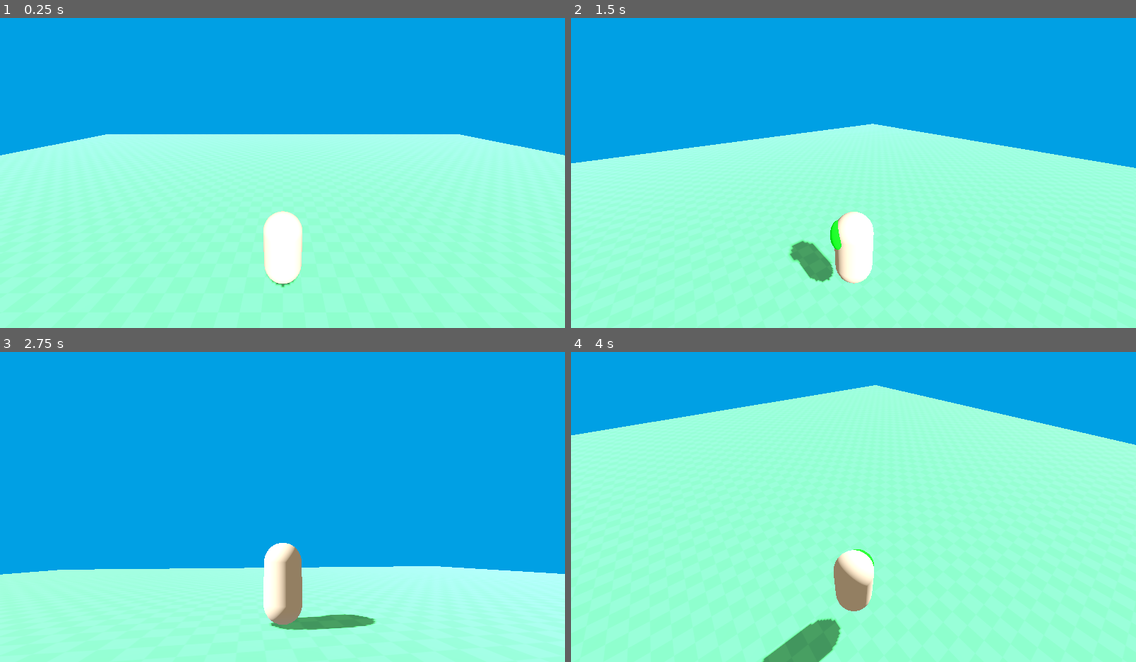
Above: before the commit, frames 1-4 (two rows, left to right).
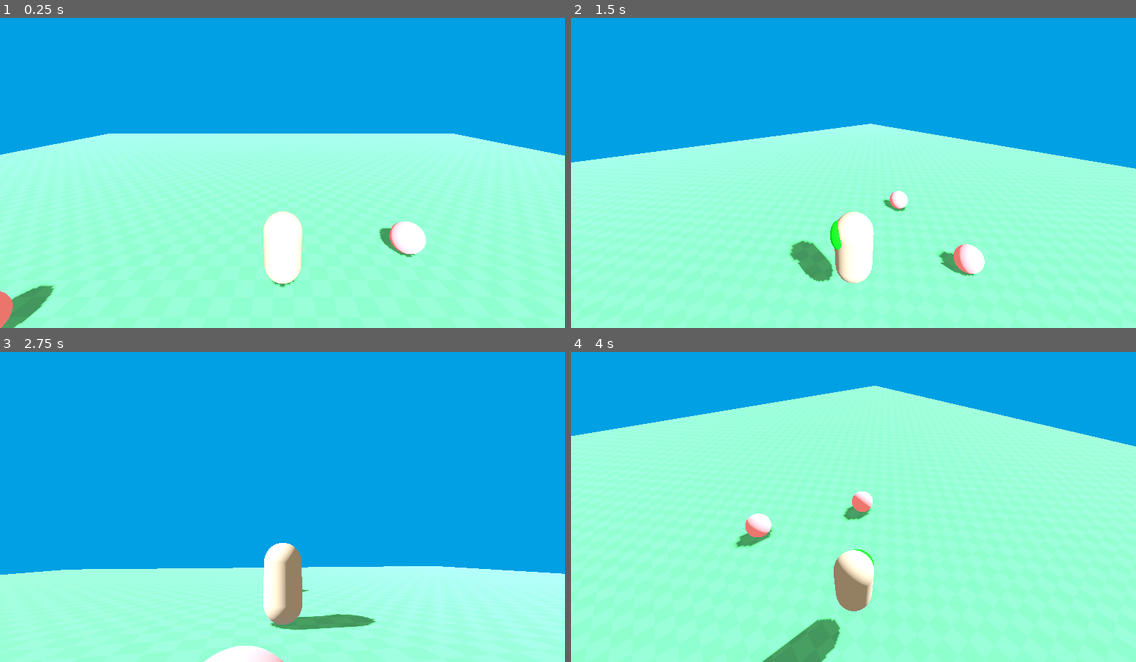
Above: after the commit, the same moments.

Repository: FaithWelton/UntitledGame
Game: Godot game, scene res://main.tscn
Two runs of this game, one before a commit and one after it. Both use one fixed random seed, a clock stepped at 60 frames per second and the inputs below.
Inputs (mouse positions are in pixels of both pictures, inside the frame that each line leads up to):
- Up to frame 1 (0.25 s): no input
- Up to frame 2 (1.5 s): tap Enter at 0.5 s; move the mouse to (881, 166) at 0.52 s; hold W (move_forward) from 0.53 s (still down); tap E (Interact, bound only after the commit) at 0.6, 1.35 s; click (881, 166) at 0.67 s; tap Space (jump) at 0.77 s; move the mouse to (825, 169) at 1.27 s; click (825, 169) at 1.42 s
- Up to frame 3 (2.75 s): keep holding W (move_forward); tap Space (jump) at 1.52 s; move the mouse to (293, 497) at 2.02 s; tap E (Interact, bound only after the commit) at 2.1 s; click (293, 497) at 2.17 s
- Up to frame 4 (4 s): keep holding W (move_forward); move the mouse to (847, 507) at 2.77 s; tap E (Interact, bound only after the commit) at 2.85, 3.6 s; click (847, 507) at 2.92 s; tap Space (jump) at 3.02, 3.77 s; move the mouse to (893, 507) at 3.52 s; click (893, 507) at 3.67 s

The runs differ from the first frame. In frame 1, 1.7% of the frame differs, in the area x 0-100%, y 37-100%; in frame 2, 1.0%; in frame 3, 0.6%; in frame 4, 1.2%.

Commit message:
add item pickup to and drop from inventory

Diff:
--- /dev/null
+++ b/Items/ball.tscn
@@ -0,0 +1,27 @@
+[gd_scene load_steps=5 format=3 uid="uid://b835apd0x1sua"]
+
+[ext_resource type="Script" uid="uid://83nqaskk64ty" path="res://Scripts/ball.gd" id="1_lljuh"]
+
+[sub_resource type="SphereShape3D" id="SphereShape3D_41u45"]
+
+[sub_resource type="StandardMaterial3D" id="StandardMaterial3D_ktgx5"]
+albedo_color = Color(1, 0.501961, 0.592157, 1)
+clearcoat_enabled = true
+
+[sub_resource type="SphereMesh" id="SphereMesh_hgol0"]
+material = SubResource("StandardMaterial3D_ktgx5")
+
+[node name="Ball" type="RigidBody3D"]
+script = ExtResource("1_lljuh")
+
+[node name="CollisionShape3D" type="CollisionShape3D" parent="."]
+shape = SubResource("SphereShape3D_41u45")
+
+[node name="Label3D" type="Label3D" parent="."]
+transform = Transform3D(1, 0, 0, 0, 1, 0, 0, 0, 1, 0, 0.75, 0)
+billboard = 1
+text = "E"
+font_size = 70
+
+[node name="MeshInstance3D" type="MeshInstance3D" parent="."]
+mesh = SubResource("SphereMesh_hgol0")
--- /dev/null
+++ b/Resources/ball.tres
@@ -0,0 +1,18 @@
+[gd_resource type="Resource" script_class="Item" load_steps=3 format=3 uid="uid://buxewi2dwf1q0"]
+
+[ext_resource type="Texture2D" uid="uid://f4g0imhwy38o" path="res://Assets/Items/ball.png" id="1_6aq0n"]
+[ext_resource type="Script" uid="uid://c6et5srk740jf" path="res://Scripts/ItemResource.gd" id="2_noh13"]
+
+[resource]
+script = ExtResource("2_noh13")
+name = "Ball"
+description = "It bounces."
+icon = ExtResource("1_6aq0n")
+use_effect = ""
+type = "Interactable"
+health = 0
+strength = 0
+armor = 0
+inv_slot = ""
+inv_position = 0
+metadata/_custom_type_script = "uid://c6et5srk740jf"
--- a/Scripts/CameraController.gd
+++ b/Scripts/CameraController.gd
@@ -17,7 +17,6 @@
 func _ready():
 	# Capture mouse for camera control
 	Input.mouse_mode = Input.MOUSE_MODE_CAPTURED
-	process_mode = Node.PROCESS_MODE_PAUSABLE
 
 func _input(event):
 	if event is InputEventMouseMotion:
--- a/Scripts/Inventory.gd
+++ b/Scripts/Inventory.gd
@@ -1,10 +1,11 @@
 extends Control
+class_name Inventory
 
 signal drop_out
-# TODO: Make item dropped outside of inventory appear on ground
 
 @onready var inventory = self
 @onready var player = get_node("../../Player")
+@onready var camera = get_node("../../CameraController")
 
 @onready var backpack = $TextureRect/Backpack
 @onready var toolbar = $TextureRect/Toolbar
@@ -16,11 +17,13 @@
 @onready var strength_label: Label = $PlayerStatsLabel/Strength
 @onready var armor_label: Label = $PlayerStatsLabel/Armor
 
+@onready var world_node = get_node("../..")
+
 var inv_dictionary = {}
 var items = [
 	"res://Resources/potion_health.tres",
 	"res://Resources/armor_shield.tres",
-	"res://Resources/weapon_sword.tres"
+	"res://Resources/weapon_sword.tres",
 ]
 var on_inventory = false
 
@@ -35,23 +38,58 @@
 	_refresh_ui()
 	_refresh_player_stats()
 
-func _physics_process(delta):
+func _process(delta: float) -> void:
 	if Input.is_action_just_pressed("toggle_inventory"): toggle_inventory()
 
 func toggle_inventory():
 	inventory.visible = !inventory.visible
-	get_tree().paused = inventory.visible # Pause Player and Camera Movement
-	Input.mouse_mode = Input.MOUSE_MODE_VISIBLE
-
-func add_item(item: Item):
-	item.inv_slot = "backpack"
-	item.inv_position = _get_next_empty_bag_slot()
+
+	if inventory.visible:
+		player.process_mode = Node.PROCESS_MODE_DISABLED
+		camera.process_mode = Node.PROCESS_MODE_DISABLED
+		Input.mouse_mode = Input.MOUSE_MODE_VISIBLE
+	else:
+		player.process_mode = Node.PROCESS_MODE_INHERIT
+		camera.process_mode = Node.PROCESS_MODE_INHERIT
+		Input.mouse_mode = Input.MOUSE_MODE_CAPTURED
+
+func add_item(item) -> bool:
+	if not item:
+		print("ERROR: Invalid item!")
+		return false
+
+	if not item is Item:
+		print("ERROR: Item is not of type 'Item'. Actual type: ", item.get_class())
+		return false
+
+	item.inv_slot = "Backpack"
+	var next_slot = _get_next_empty_bag_slot()
+
+	if next_slot == null:
+		print("ERROR: Inventory full!")
+		return false
+
+	item.inv_position = next_slot
+
+	var item_path = item.resource_path
+	if item_path == "":
+		print("ERROR: Item has no resource path")
+		return false
+
+	items.append(item_path)
+
+	_refresh_ui()
+	_refresh_player_stats()
+
+	print("Added item: " + item.name + " to slot " + str(next_slot))
+	return true
 
 func _get_next_empty_bag_slot():
-	for slot in inv_dictionary["backpack"].get_children():
+	for slot in inv_dictionary["Backpack"].get_children():
 		if slot.texture == null:
 			var slot_number = int(slot.name.split("Slot")[1])
 			return slot_number
+	return null # No empty slots found
 
 func _get_drag_data(at_position: Vector2) -> Variant:
 	var drag_slot_node = get_slot_node_at_position(at_position)
@@ -78,7 +116,7 @@
 	if on_trash:
 		drag_slot_node.delete_resource()
 	elif not on_inventory:
-		drop_out.emit(drag_slot_node.item_resource, at_position)
+		_spawn_3d_item(drag_slot_node.item_resource, at_position)
 		drag_slot_node.delete_resource()
 	else:
 		var target_slot_node = get_slot_node_at_position(at_position)
@@ -89,6 +127,29 @@
 		drag_slot_node.set_new_data(target_resource)
 
 	_refresh_player_stats()
+
+func _spawn_3d_item(item_resource: Item, screen_position: Vector2) -> void:
+	var spawn_distance = 2.0
+	var spawn_position = player.global_position + player.global_basis.z * -spawn_distance
+
+	var random_offset = Vector3(randf_range(-0.5, 0.5), randf_range(0, 0.5), randf_range(-0.5, 0.5))
+	spawn_position += random_offset
+
+	var item_3d = _create_3d_item_node(item_resource, spawn_position)
+	if item_3d:
+		world_node.add_child(item_3d)
+		print("Spawned 3D Item: " + item_resource.name + " at position: " + str(spawn_position))
+
+func _create_3d_item_node(item_resource: Item, spawn_position: Vector3) -> Node3D:
+	var scene = load("res://Items/" + item_resource.name + ".tscn")
+	var scene_instance = scene.instantiate()
+	scene_instance.set_name(item_resource.name)
+
+	var item_3d = scene_instance
+	item_3d.name = item_resource.name + "_3D"
+	item_3d.global_position = spawn_position
+
+	return item_3d
 
 func _refresh_player_stats():
 	var equip_stats = {
@@ -129,6 +190,8 @@
 
 func _refresh_ui():
 	for item in items:
+		print(item)
+
 		item = load(item)
 
 		var inv_slot = item["inv_slot"]
--- a/Scripts/ItemResource.gd
+++ b/Scripts/ItemResource.gd
@@ -6,7 +6,7 @@
 @export_multiline var description: String
 @export var icon: CompressedTexture2D
 @export var use_effect: String
-@export_enum("Weapon", "Armor", "Useable") var type: String
+@export_enum("Weapon", "Armor", "Useable", "Interactable") var type: String
 
 @export_group("Stats")
 @export var health: int
--- a/Scripts/Player.gd
+++ b/Scripts/Player.gd
@@ -8,12 +8,61 @@
 @onready var follow_camera: Camera3D = get_node("../CameraController/Camera3D")
 @onready var global: Global = get_node("/root/Global")
 
+@onready var inventory: Inventory = get_node("../UI/Inventory")
+
+var objects_in_range := []
+
 func _ready():
 	# Ensure we're using the default gravity if not set
 	if not is_on_floor():
 		velocity.y = gravity_value
 
-	process_mode = Node.PROCESS_MODE_PAUSABLE
+func _process(delta: float) -> void:
+	_set_nearest_object()
+
+	if Input.is_action_just_pressed("Interact"):
+		interact()
+
+func interact():
+	if objects_in_range == []: return
+
+	var nearest_object = null
+	for object in objects_in_range:
+		if object.selected:
+			nearest_object = object
+			break
+
+	if nearest_object:
+		var item_resource = load(nearest_object.resource)
+		if item_resource:
+			var inventory = get_node("../UI/Inventory")
+			if inventory:
+				var success = inventory.add_item(item_resource)
+				if success:
+					nearest_object.queue_free()
+					objects_in_range.erase(nearest_object)
+				else:
+					print("Failed to add item to inventory")
+			else:
+				print("Inventory not found!")
+		else:
+			print("Failed to load item resource: " + nearest_object.resource)
+
+func _set_nearest_object():
+	if objects_in_range.is_empty(): return
+
+	var nearest_object
+
+	for object in objects_in_range:
+		object.set_selection(false)
+
+		if not nearest_object:
+			nearest_object = object
+		else:
+			if nearest_object.global_position.distance_to(global_position) > object.global_position.distance_to(global_position):
+				nearest_object = object
+
+	nearest_object.set_selection(true)
 
 func _physics_process(delta):
 	movement(delta)
@@ -53,5 +102,13 @@
 	if Input.is_action_just_pressed("jump") and is_on_floor():
 		velocity.y = sqrt(jump_height * -3.0 * gravity_value)
 
-	# Move the character
 	move_and_slide()
+
+func _on_interaction_area_body_entered(body: Node3D) -> void:
+	if body in get_tree().get_nodes_in_group("object"):
+		objects_in_range.append(body)
+
+func _on_interaction_area_body_exited(body: Node3D) -> void:
+	if body in get_tree().get_nodes_in_group("object"):
+		body.set_selection(false)
+		objects_in_range.erase(body)
--- a/Scripts/Trash.gd
+++ b/Scripts/Trash.gd
@@ -3,6 +3,8 @@
 @onready var trash = $TextureRect
 
 func _process(delta: float) -> void:
+	process_mode = Node.PROCESS_MODE_ALWAYS
+
 	if is_mouse_over_trash():
 		trash.texture = load("res://Assets/Inventory/trash-open.png")
 	else:
--- /dev/null
+++ b/Scripts/ball.gd
@@ -0,0 +1,25 @@
+extends RigidBody3D
+
+@export var item_name: String = "Ball"
+@export_multiline var description: String = "It bounces."
+@export var icon: CompressedTexture2D = load("res://Assets/Items/ball.png")
+@export var use_effect: String = ""
+@export_enum("Weapon", "Armor", "Useable", "Interactable") var type: String = "Interactable"
+
+@export var resource = "res://Resources/ball.tres"
+
+@onready var label: Label3D = $Label3D
+
+var selected = false
+
+func _ready() -> void:
+	add_to_group("object")
+	label.hide()
+	label.top_level = true
+
+func set_selection(boolean: bool) -> void:
+	selected = boolean
+	label.visible = boolean
+
+func _process(delta: float) -> void:
+	label.global_position = global_position + Vector3(0, 0.75, 0)
--- a/main.tscn
+++ b/main.tscn
@@ -1,16 +1,14 @@
-[gd_scene load_steps=6 format=3 uid="uid://bml6pagitgpdb"]
+[gd_scene load_steps=7 format=3 uid="uid://bml6pagitgpdb"]
 
 [ext_resource type="PackedScene" uid="uid://4ai6vir54dk" path="res://Player/Player.tscn" id="1_h2yge"]
 [ext_resource type="Script" uid="uid://c8j78g7486k80" path="res://Main.gd" id="1_lquwl"]
 [ext_resource type="PackedScene" uid="uid://cmq5mjgb0jtrk" path="res://Camera/CameraController.tscn" id="2_h2yge"]
 [ext_resource type="PackedScene" uid="uid://clknn5g32rxf2" path="res://Environment/Environment.tscn" id="3_1bvp3"]
 [ext_resource type="PackedScene" uid="uid://bwqg1ob5ouaev" path="res://UI/Inventory.tscn" id="4_1bvp3"]
+[ext_resource type="PackedScene" uid="uid://b835apd0x1sua" path="res://Items/ball.tscn" id="6_7mycd"]
 
 [node name="Main" type="Node3D"]
 script = ExtResource("1_lquwl")
-
-[node name="Player" parent="." instance=ExtResource("1_h2yge")]
-transform = Transform3D(1, 0, 0, 0, 1, 0, 0, 0, 1, 0, 1.06638, 0)
 
 [node name="Environment" parent="." instance=ExtResource("3_1bvp3")]
 
@@ -26,3 +24,15 @@
 
 [node name="Inventory" parent="UI" instance=ExtResource("4_1bvp3")]
 layout_mode = 1
+
+[node name="Player" parent="." instance=ExtResource("1_h2yge")]
+transform = Transform3D(1, 0, 0, 0, 1, 0, 0, 0, 1, 0.247713, 1.05, 0.385427)
+
+[node name="Ball" parent="." instance=ExtResource("6_7mycd")]
+transform = Transform3D(1, 0, 0, 0, 1, 0, 0, 0, 1, 2.73747, 0.55, 3.7728)
+
+[node name="Ball2" parent="." instance=ExtResource("6_7mycd")]
+transform = Transform3D(1, 0, 0, 0, 1, 0, 0, 0, 1, -6.00219, 0.549999, 1.89637)
+
+[node name="Ball3" parent="." instance=ExtResource("6_7mycd")]
+transform = Transform3D(1, 0, 0, 0, 1, 0, 0, 0, 1, 4.20205, 0.55, -0.689815)
--- a/player/player.tscn
+++ b/player/player.tscn
@@ -12,6 +12,10 @@
 
 [sub_resource type="CapsuleShape3D" id="CapsuleShape3D_ig7tw"]
 
+[sub_resource type="CylinderShape3D" id="CylinderShape3D_3qydi"]
+height = 0.539551
+radius = 1.14209
+
 [node name="Player" type="CharacterBody3D"]
 script = ExtResource("1_l8h54")
 
@@ -24,3 +28,12 @@
 
 [node name="CollisionShape3D" type="CollisionShape3D" parent="."]
 shape = SubResource("CapsuleShape3D_ig7tw")
+
+[node name="InteractionArea" type="Area3D" parent="."]
+
+[node name="CollisionShape3D" type="CollisionShape3D" parent="InteractionArea"]
+transform = Transform3D(1, 0, 0, 0, 1, 0, 0, 0, 1, 0, -0.459688, 0)
+shape = SubResource("CylinderShape3D_3qydi")
+
+[connection signal="body_entered" from="InteractionArea" to="." method="_on_interaction_area_body_entered"]
+[connection signal="body_exited" from="InteractionArea" to="." method="_on_interaction_area_body_exited"]
--- a/project.godot
+++ b/project.godot
@@ -67,3 +67,8 @@
 "events": [Object(InputEventKey,"resource_local_to_scene":false,"resource_name":"","device":-1,"window_id":0,"alt_press …(195 unchanged characters)…
 ]
 }
+Interact={
+"deadzone": 0.2,
+"events": [Object(InputEventKey,"resource_local_to_scene":false,"resource_name":"","device":-1,"window_id":0,"alt_pressed":false,"shift_pressed":false,"ctrl_pressed":false,"meta_pressed":false,"pressed":false,"keycode":0,"physical_keycode":69,"key_label":0,"unicode":101,"location":0,"echo":false,"script":null)
+]
+}
Binary file added: Assets/Items/ball.png
Not shown, added: Assets/Items/ball.png.import
Not shown, added: Scripts/ball.gd.uid
Not shown: 1 places in player/player.tscn that only renumber resources
